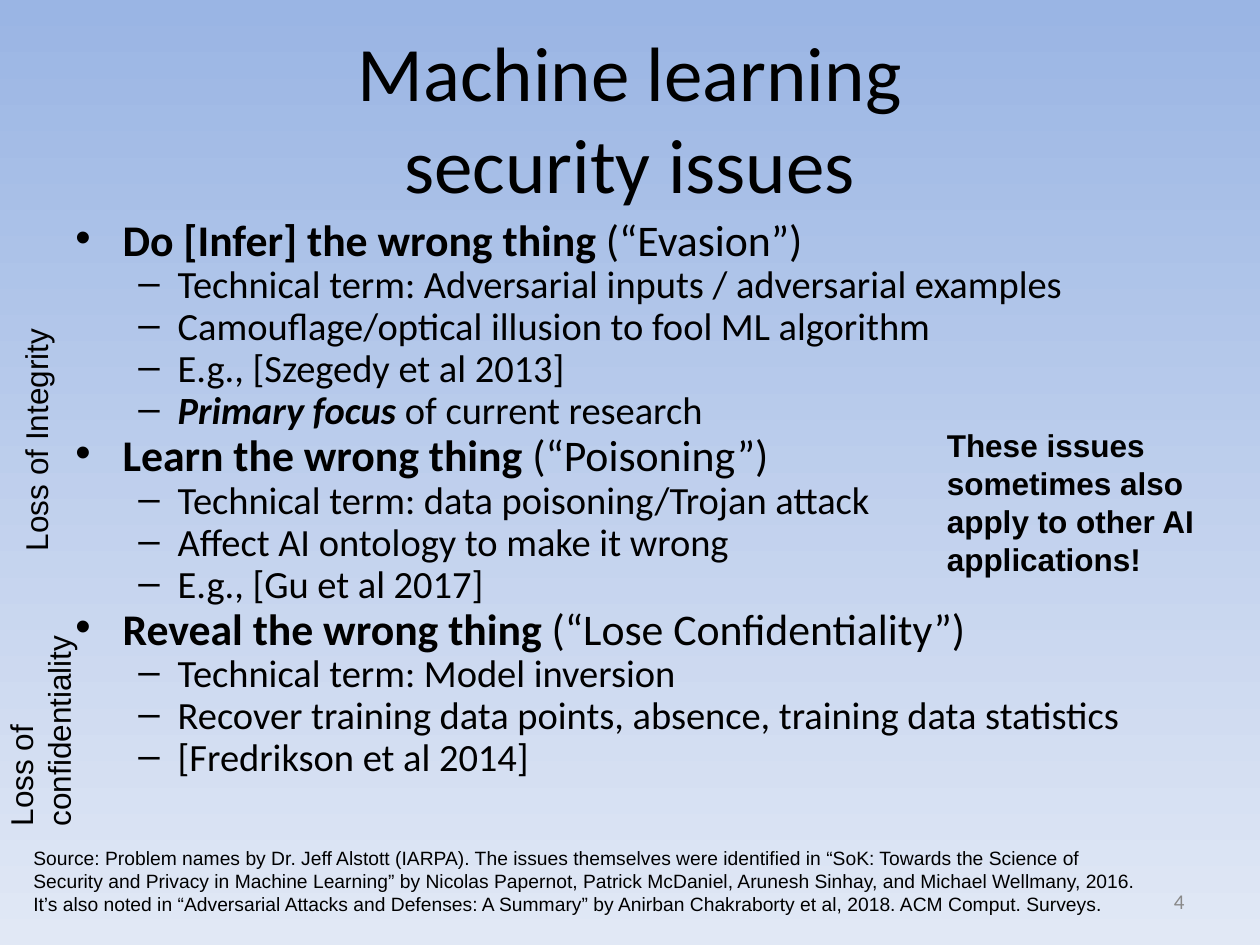
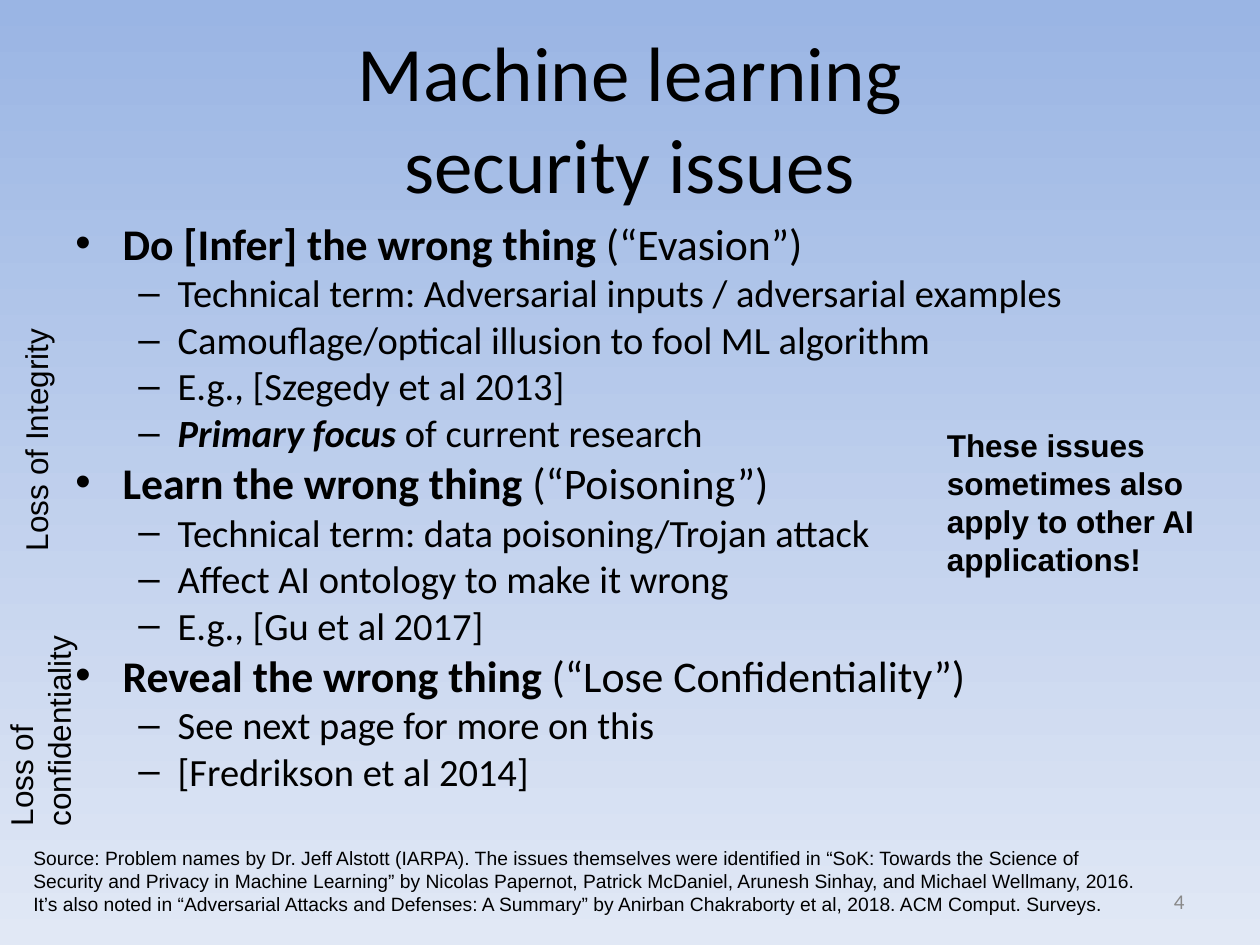
Before and after one commit to david-a-wheeler/david-a-wheeler.github.io, a slide deck: slide 4 of secure-class/presentations/Secure-Software-10-Misc.ppt. Drawn at 1260x945 pixels with LibreOffice and Linux fonts; fonts in the diff are those of the drawing. Boxes give left, top, right and bottom in pixels: in the first picture for what was removed or moved away, otherwise in the second. Text is boxed around its words. In the diff, an @@ line names an element or a change of style, - is before the commit and + after.

```diff
--- a/secure-class/presentations/Secure-Software-10-Misc.ppt
+++ b/secure-class/presentations/Secure-Software-10-Misc.ppt
@@ text at bbox=[123, 280, 1062, 792]: line spacing 0.7 to 0.8 @@
@@ text at bbox=[178, 712, 654, 746]: text changed @@
-  – Technical term: Model inversion
-  – Recover training data points, absence, training data statistics
+  – See next page for more on this
```
Also in this commit, not shown: 5 other slides changed, 1 slide added, 1 other file.
